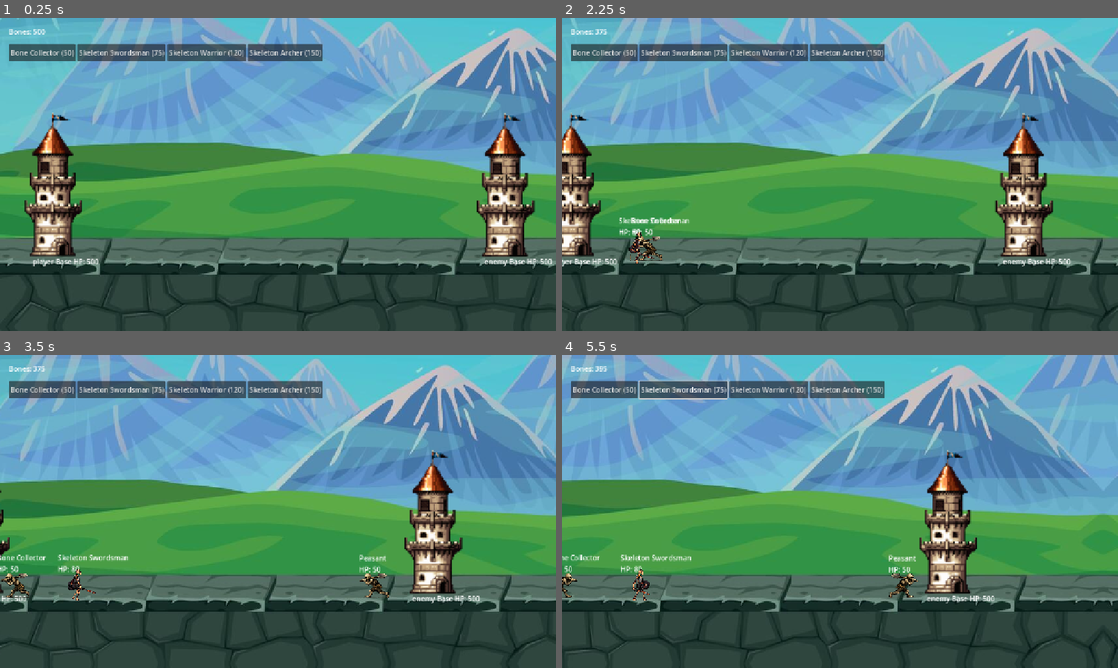
Above: before the commit, frames 1-4 (two rows, left to right).
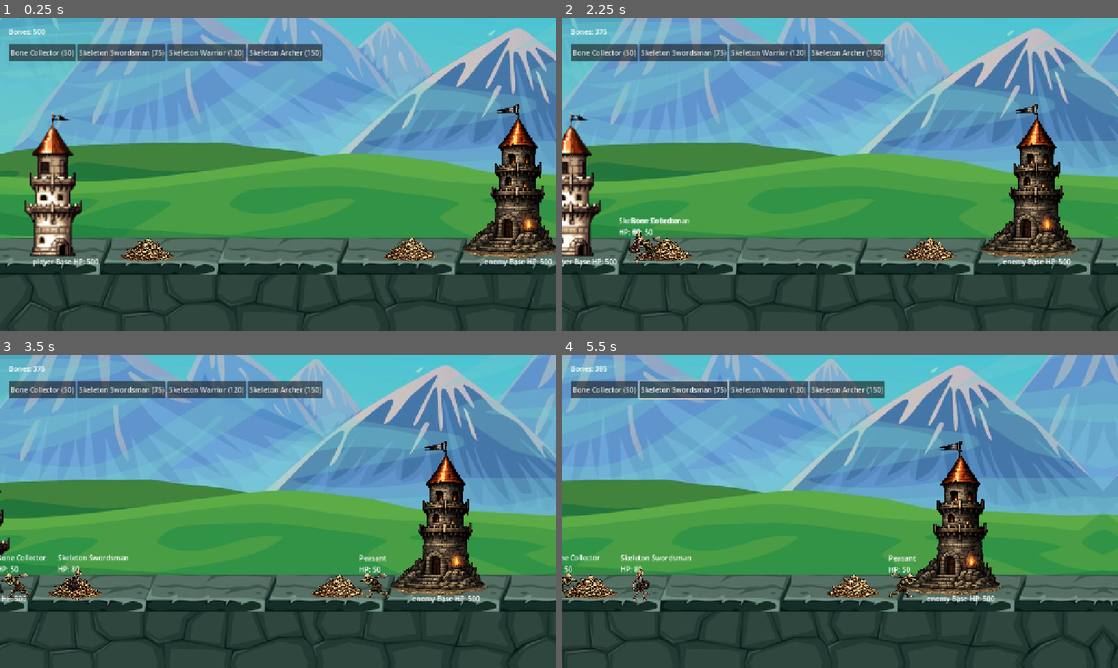
Above: after the commit, the same moments.

Repository: kyledeocades/BoneKingdom
Game: Godot game, scene res://scenes/Main.tscn
The game is run twice, just before and just after one commit, with the same random seed, the same clock (stepped at 60 frames per second) and the same inputs.
Inputs (mouse positions are in pixels of both pictures, inside the frame that each line leads up to):
- Up to frame 1 (0.25 s): no input
- Up to frame 2 (2.25 s): click "Bone Collector (50)" at 0.5 s; click "Skeleton Swordsman (75)" at 1.25 s; move the mouse to (962, 158) at 2.02 s; hold Right (ui_right) from 2.03 s (still down); click (962, 158) at 2.17 s
- Up to frame 3 (3.5 s): release Right (ui_right) at 2.75 s; drag from (166, 527) to (250, 574) at 2.77 s
- Up to frame 4 (5.5 s): move the mouse to (895, 442) at 3.52 s; hold Right (ui_right) 3.53-4.25 s; drag from (812, 574) to (673, 464) at 4.27 s; move the mouse to (1006, 558) at 5.02 s; hold Left (ui_left) from 5.03 s (still down)

The runs differ from the first frame. In frame 1, 4.9% of the frame differs, in the area x 21-100%, y 27-78%; in frame 2, 4.9%; in frame 3, 4.8%; in frame 4, 4.9%.

Commit message:
updated bone pile sprites and tower

Diff:
--- a/scenes/Main.tscn
+++ b/scenes/Main.tscn
@@ -12,8 +12,10 @@
 [ext_resource type="Script" uid="uid://u7yp5ybf1p0n" path="res://scripts/systems/CombatSystem.gd" id="10_combat_sys"]
 [ext_resource type="Script" uid="uid://bfnedn5abyofv" path="res://scripts/units/Mine.gd" id="11_mwfav"]
 [ext_resource type="Script" uid="uid://nh8tvo6fo1yc" path="res://scripts/systems/WorkerSystem.gd" id="11_worker_sys"]
+[ext_resource type="Texture2D" uid="uid://cphsd38py082g" path="res://sprites/Bone_Pile/bone_pile.png" id="12_3p2gp"]
 [ext_resource type="Script" uid="uid://cja0lb1ct8j2m" path="res://scripts/ui/UIController.gd" id="12_ui_ctrl"]
 [ext_resource type="Texture2D" uid="uid://dcslhhqg154wx" path="res://sprites/sprite2.png" id="13_qmy6f"]
+[ext_resource type="Texture2D" uid="uid://bfw1d5kil55hr" path="res://sprites/Towers/enemy_tower.png" id="16_cvmbd"]
 
 [sub_resource type="RectangleShape2D" id="RectangleShape2D_0wfyh"]
 size = Vector2(100, 300)
@@ -63,9 +65,19 @@
 position = Vector2(340, 500)
 script = ExtResource("11_mwfav")
 
+[node name="Sprite2D" type="Sprite2D" parent="PlayerMine" unique_id=797643273]
+position = Vector2(0, 35)
+scale = Vector2(0.1, 0.1)
+texture = ExtResource("12_3p2gp")
+
 [node name="EnemyMine" type="Marker2D" parent="." unique_id=1863805937]
 position = Vector2(946, 502)
 script = ExtResource("11_mwfav")
+
+[node name="Sprite2D" type="Sprite2D" parent="EnemyMine" unique_id=857260708]
+position = Vector2(0, 32)
+scale = Vector2(0.1, 0.1)
+texture = ExtResource("12_3p2gp")
 
 [node name="Camera2D" type="Camera2D" parent="." unique_id=117046502]
 position = Vector2(640, 360)
@@ -116,8 +128,8 @@
 
 [node name="Sprite2D" type="Sprite2D" parent="EnemyBase" unique_id=489821892]
 position = Vector2(4, -116)
-scale = Vector2(3, 3)
-texture = ExtResource("13_qmy6f")
+scale = Vector2(0.38, 0.38)
+texture = ExtResource("16_cvmbd")
 
 [node name="UI" type="CanvasLayer" parent="." unique_id=1727116174]
 
Binary file added: sprites/Bone_Pile/bone_pile.png
Not shown, added: sprites/Bone_Pile/bone_pile.png.import
Binary file added: sprites/Towers/enemy_tower.png
Not shown, added: sprites/Towers/enemy_tower.png.import
